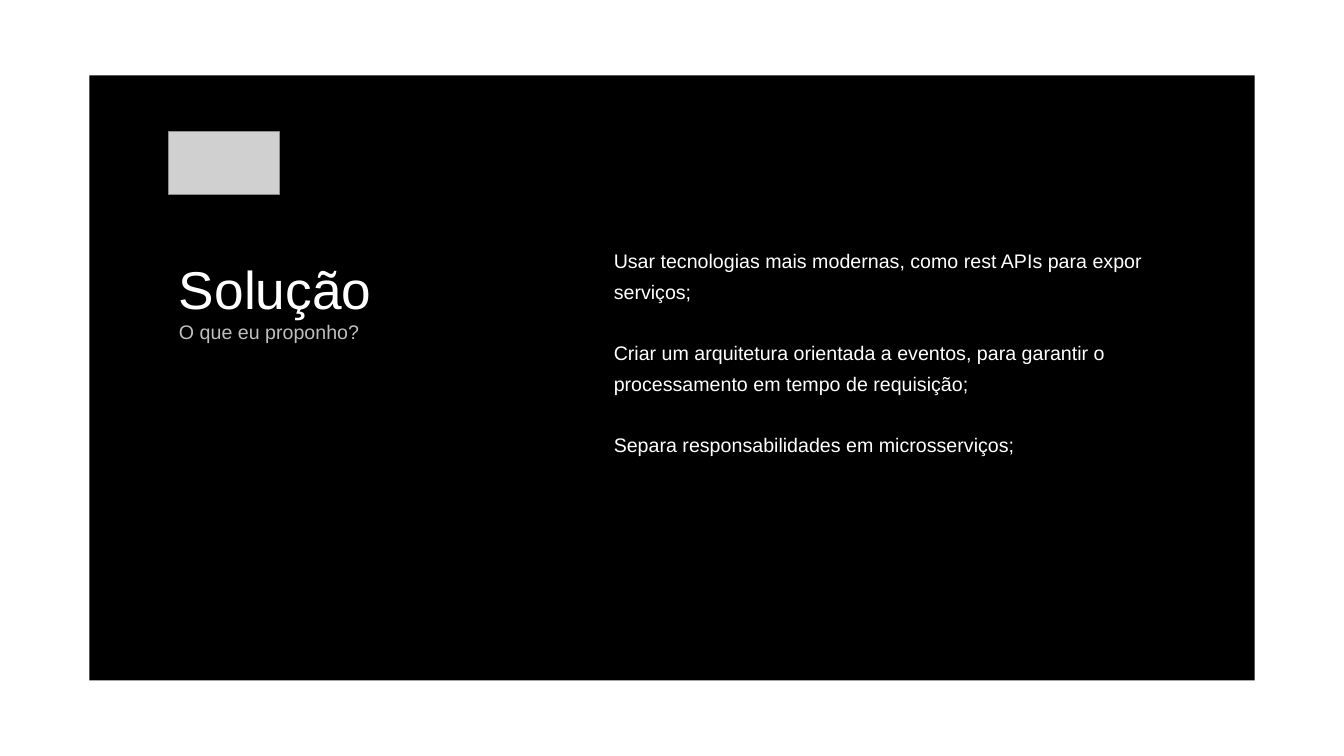
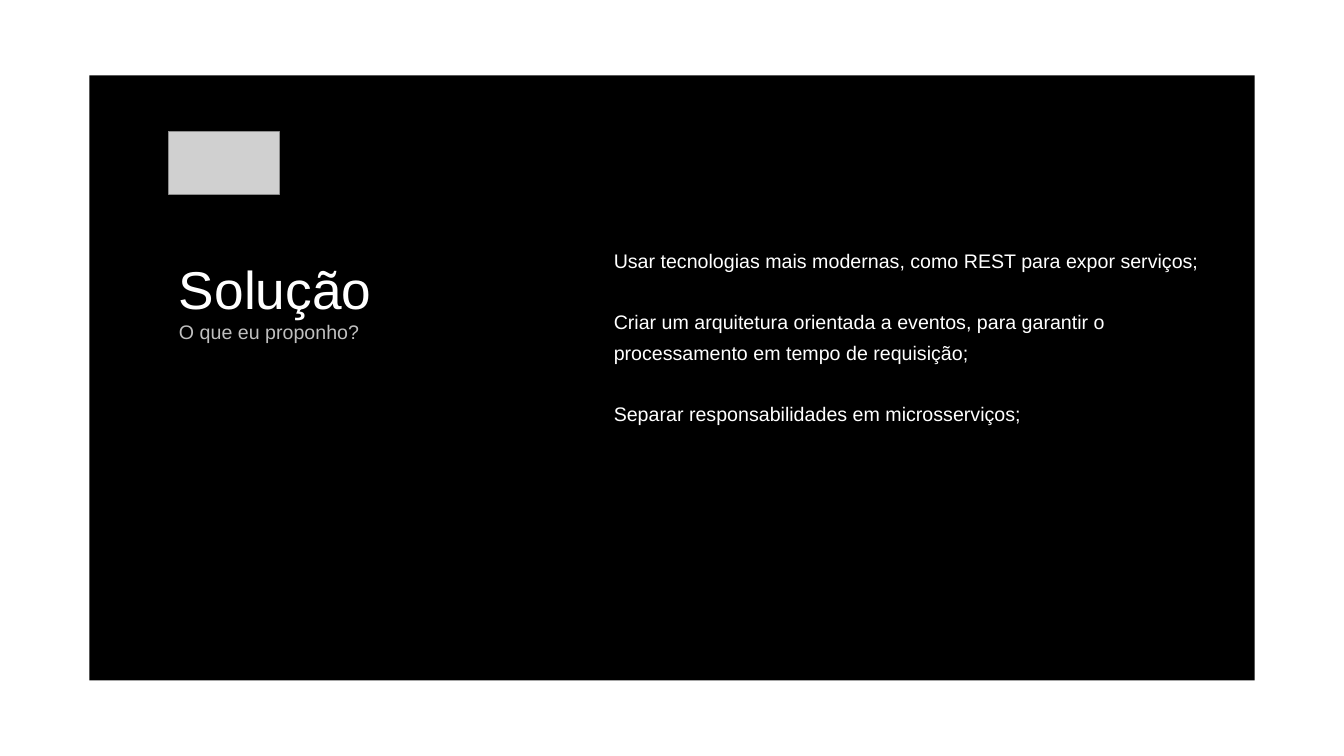
Before and after one commit to matheusfenolio/projeto-aplicado, a slide deck: slide 5 of conclusão/Pitch.pptx. Drawn at 1344x756 pixels with LibreOffice and Linux fonts; fonts in the diff are those of the drawing; grey boxes stand for pictures. Boxes give left, top, right and bottom in pixels: in the first picture for what was removed or moved away, otherwise in the second. Text is boxed around its words. In the diff, an @@ line names an element or a change of style, - is before the commit and + after.

Commit message:
Fixed typos

```diff
--- a/conclusão/Pitch.pptx
+++ b/conclusão/Pitch.pptx
@@ text at (614,253,1198,272): text changed @@
-– Usar tecnologias mais modernas, como rest APIs para expor serviços;
+– Usar tecnologias mais modernas, como REST para expor serviços;
@@ text at (614,406,1020,425): text changed @@
-– Separa responsabilidades em microsserviços;
+– Separar responsabilidades em microsserviços;
```
Also in this commit, not shown: 3 other slides changed.
